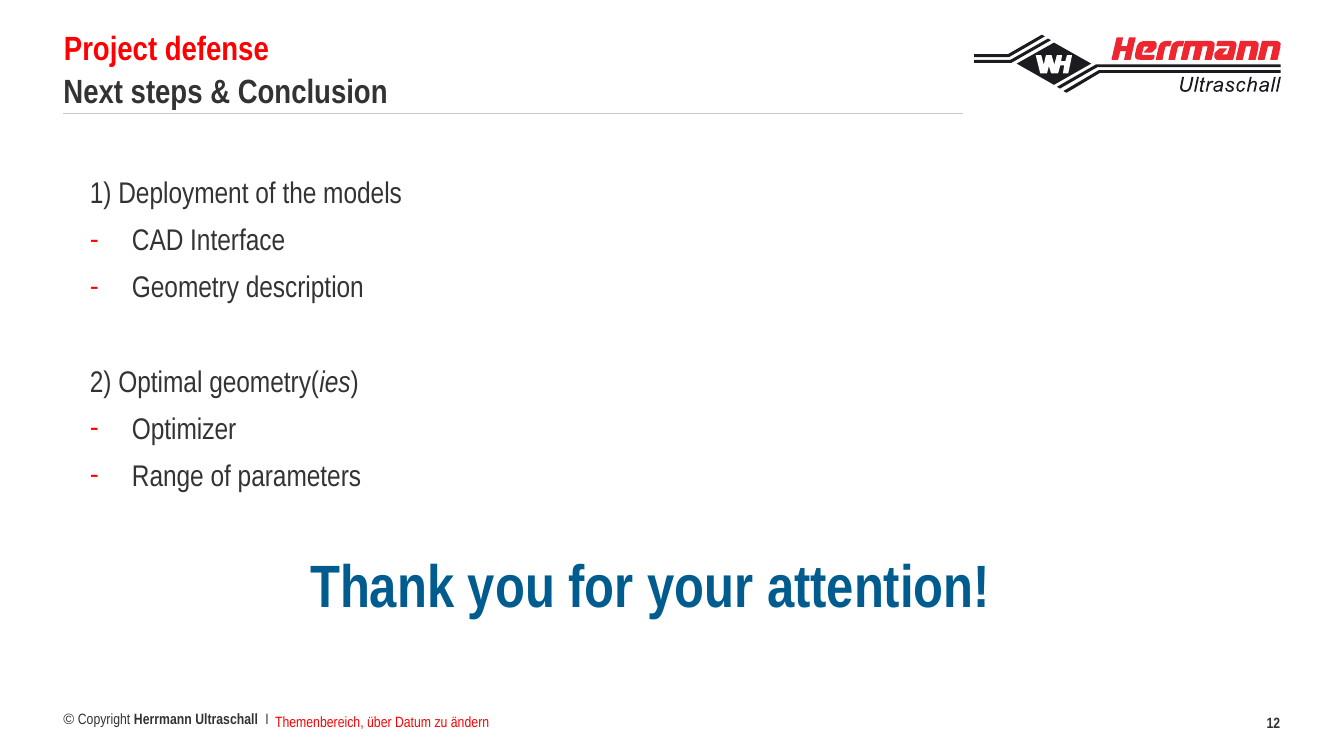
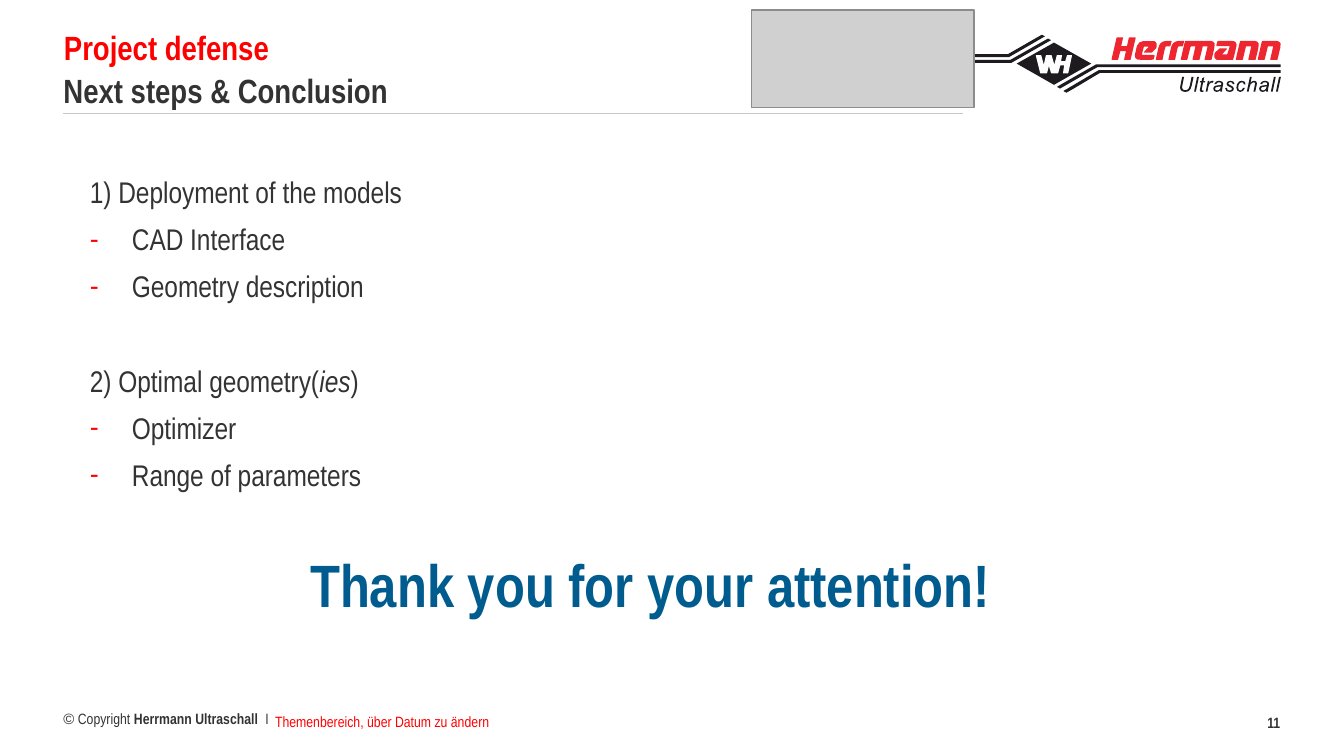
Before and after one commit to francoisbrouet/sep24_cds_int_us-welding, a slide deck: slide 11 of defense/Project defense Francois Brouet.pptx (slide 12 before the commit). Drawn at 1344x756 pixels with LibreOffice and Linux fonts; fonts in the diff are those of the drawing; grey boxes stand for pictures; background and template pictures are left out. Boxes give left, top, right and bottom in pixels: in the first picture for what was removed or moved away, otherwise in the second. Text is boxed around its words. In the diff, an @@ line names an element or a change of style, - is before the commit and + after.

```diff
--- a/defense/Project defense Francois Brouet.pptx
+++ b/defense/Project defense Francois Brouet.pptx
@@ picture added at [751, 9, 973, 108] @@
@@ page number at [1267, 717, 1280, 728]: text changed @@
-12
+11
```
Also in this commit, not shown: 11 other slides changed.
